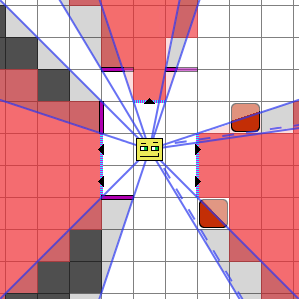
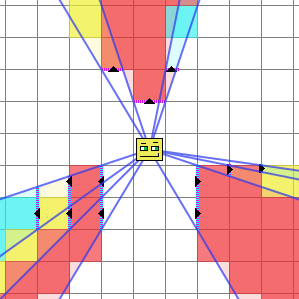
Layer changes from the first 299 × 299 image to the second:
showed group "Ex7" (4 layers) over [0, 0, 299, 299]
painted on "Ex7 Shadow Tiles" over [61, 0, 69, 6]
hid group "Ex6" (6 layers) over [0, 0, 299, 299]
